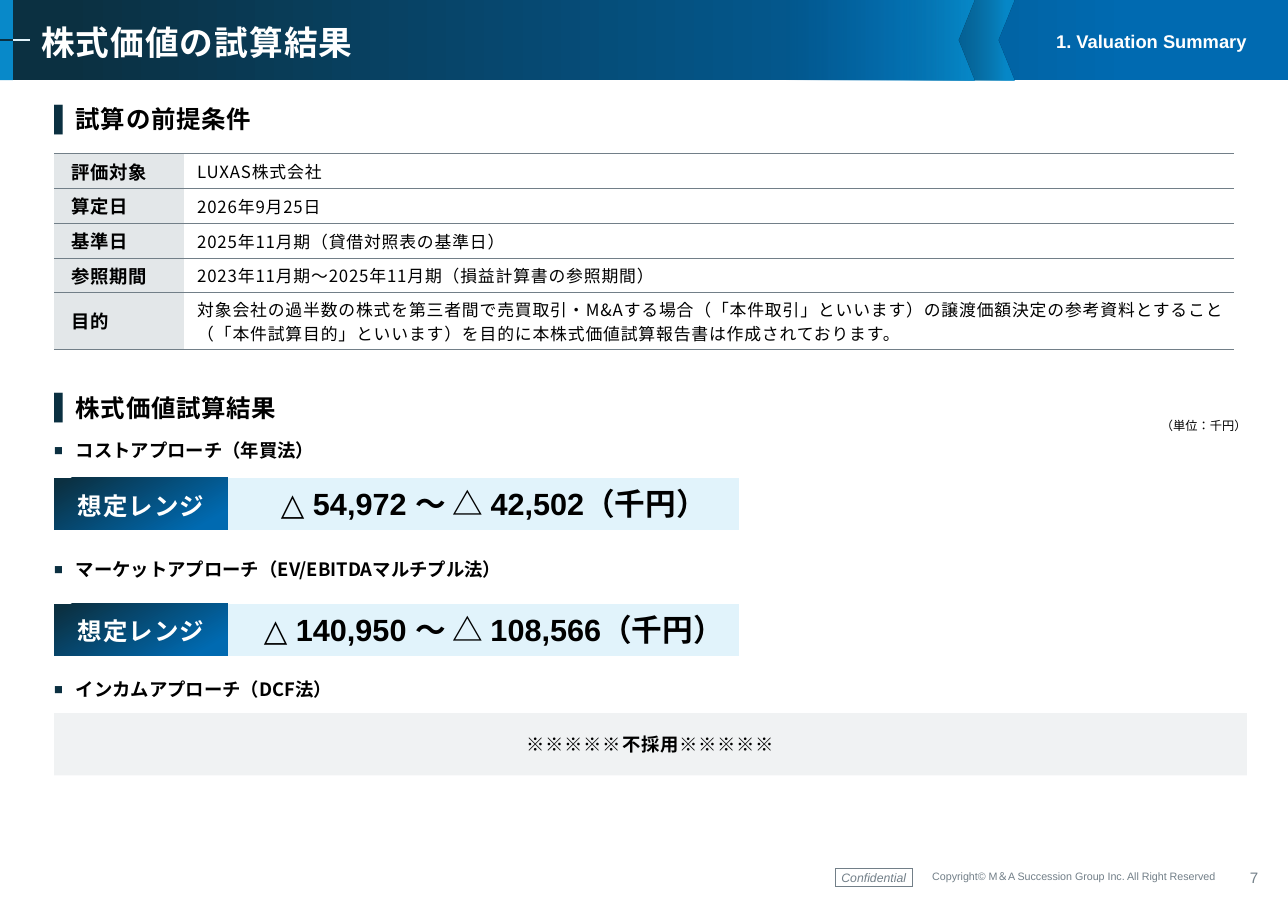
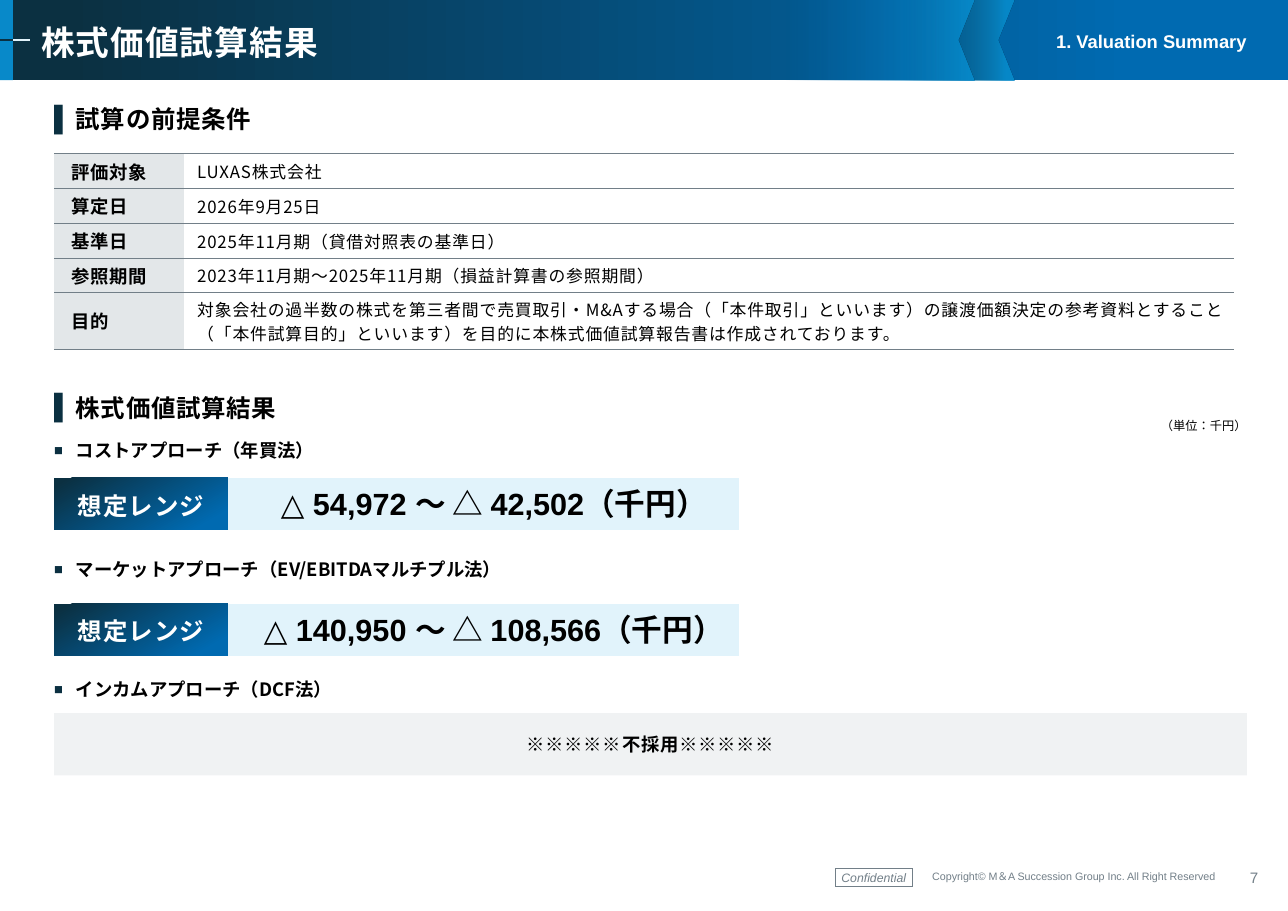
Before and after one commit to keisuketagaito/github-1st, a slide deck: slide 7 of LUXAS株式会社/株式価値評価書_LUXAS株式会社_20260923.pptx. Drawn at 1288x911 pixels with LibreOffice and Linux fonts; fonts in the diff are those of the drawing; background and template pictures are left out. Boxes give left, top, right and bottom in pixels: in the first picture for what was removed or moved away, otherwise in the second. Text is boxed around its words. In the diff, an @@ line names an element or a change of style, - is before the commit and + after.

```diff
--- a/LUXAS株式会社/株式価値評価書_LUXAS株式会社_20260923.pptx
+++ b/LUXAS株式会社/株式価値評価書_LUXAS株式会社_20260923.pptx
@@ title at [41,26,318,58]: text changed @@
-株式価値の試算結果
+株式価値試算結果
```
Also in this commit, not shown: 1 other slide changed, 10 other files.
